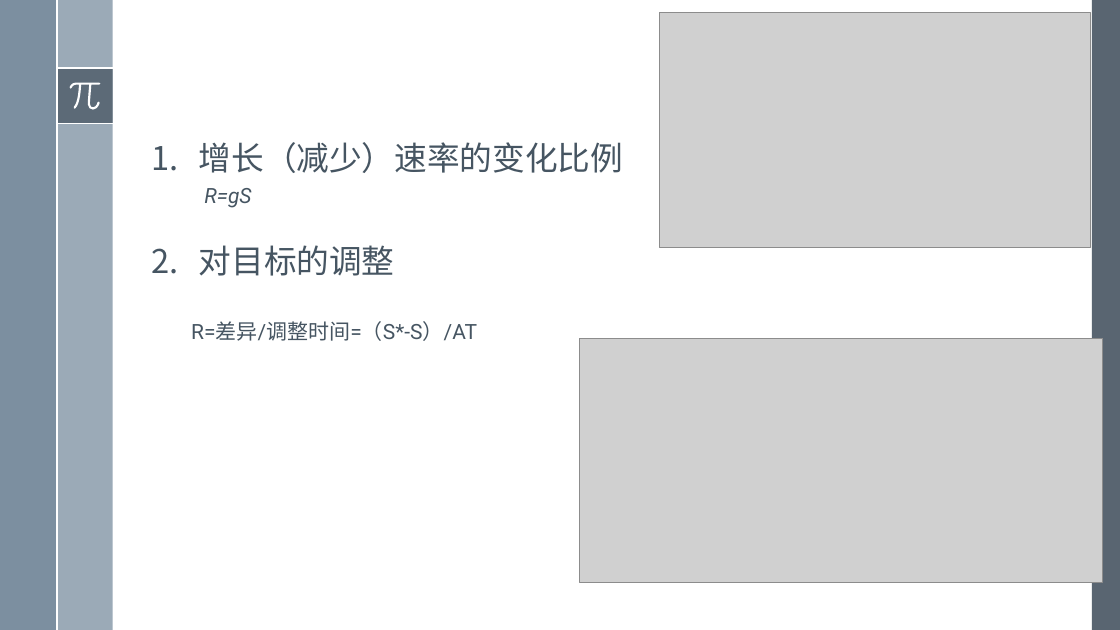
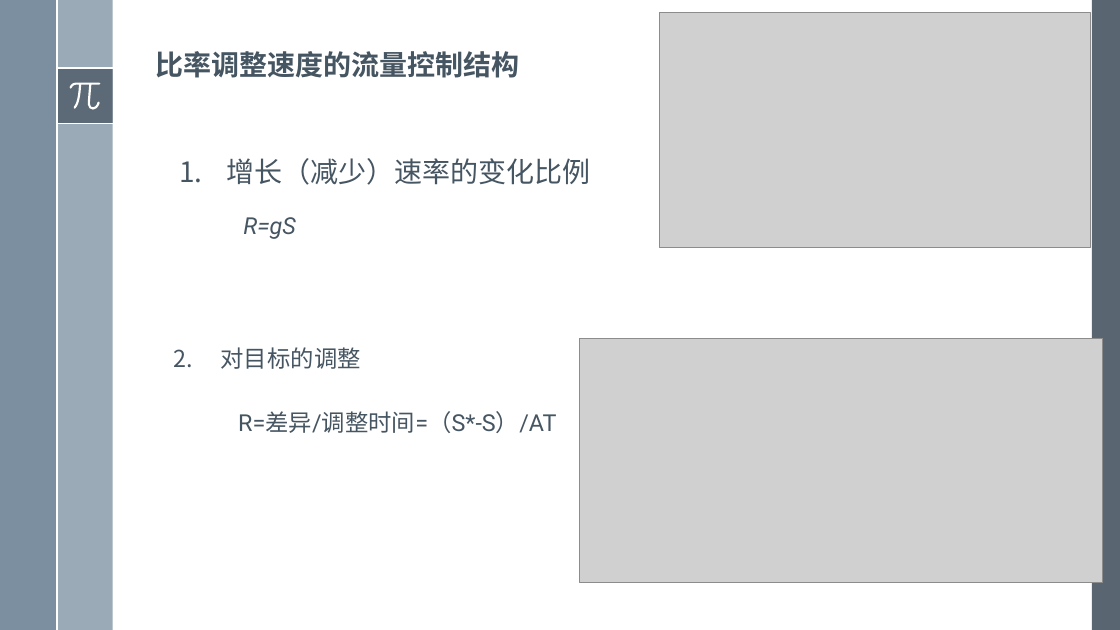
Before and after one commit to exoplanetX/SystemDynamics, a slide deck: slide 7 of 系统仿真-15-决策规则.pptx. Drawn at 1120x630 pixels with LibreOffice and Linux fonts; fonts in the diff are those of the drawing; grey boxes stand for pictures. Boxes give left, top, right and bottom in pixels: in the first picture for what was removed or moved away, otherwise in the second. Text is boxed around its words. In the diff, an @@ line names an element or a change of style, - is before the commit and + after.

```diff
--- a/系统仿真-15-决策规则.pptx
+++ b/系统仿真-15-决策规则.pptx
@@ text added at box(155, 51, 519, 78), 24 pt, text #465562, bold @@
+比率调整速度的流量控制结构
@@ text removed at box(199, 142, 623, 276) @@
-1. 增长（减少）速率的变化比例
-2. 对目标的调整
@@ text added at box(226, 158, 590, 185), 24 pt, text #465562 @@
+1. 增长（减少）速率的变化比例
@@ text "R=gS": place and size @@
-text "R=gS" at box(204, 188, 251, 208)
+text "R=gS" at box(243, 217, 296, 239)
@@ text "R=gS" at box(243, 217, 296, 239): size 18 to 20 pt @@
@@ text added at box(221, 347, 361, 369), 20 pt, text #465562 @@
+2. 对目标的调整
@@ text "R=差异/调整时间=（S*-S）/AT" at box(238, 411, 556, 433): size 18 to 20 pt @@
@@ text "R=差异/调整时间=（S*-S）/AT": place and size @@
-text "R=差异/调整时间=（S*-S）/AT" at box(191, 321, 477, 341)
+text "R=差异/调整时间=（S*-S）/AT" at box(238, 411, 556, 433)
```
Also in this commit, not shown: 8 other slides changed.
